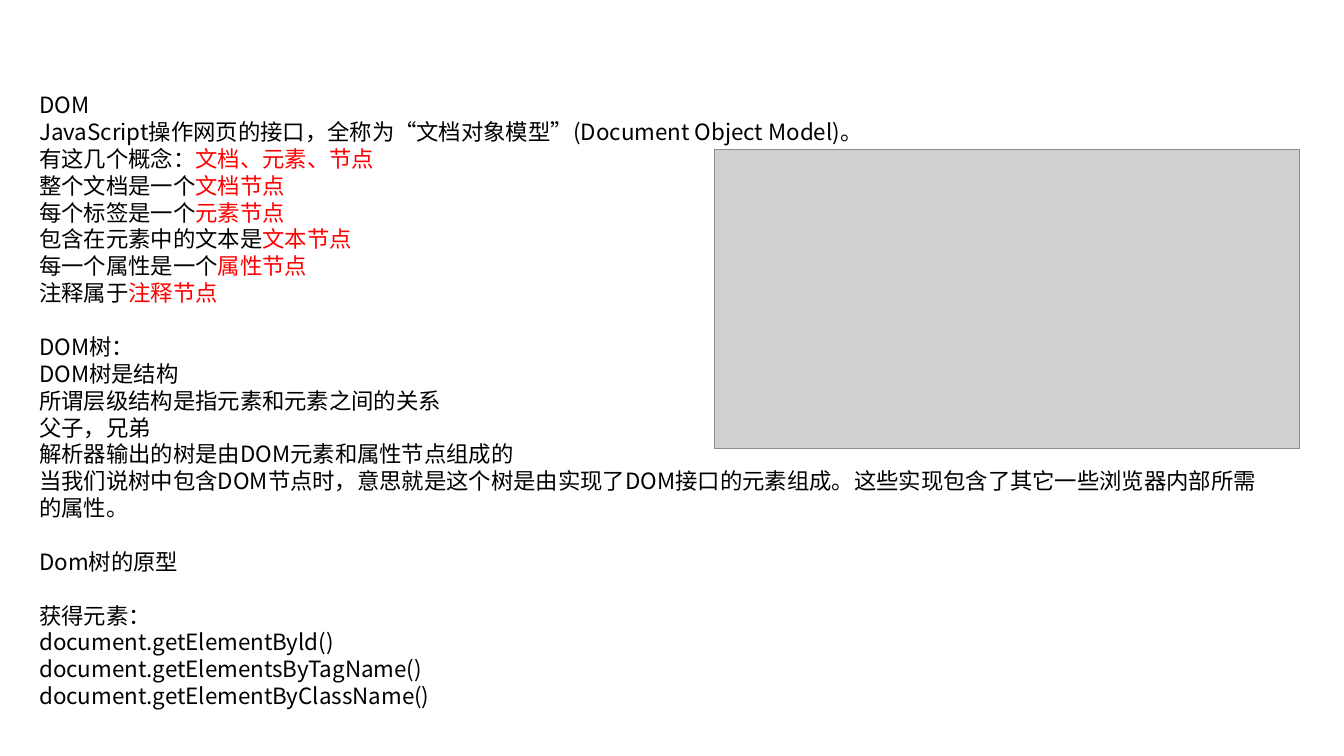
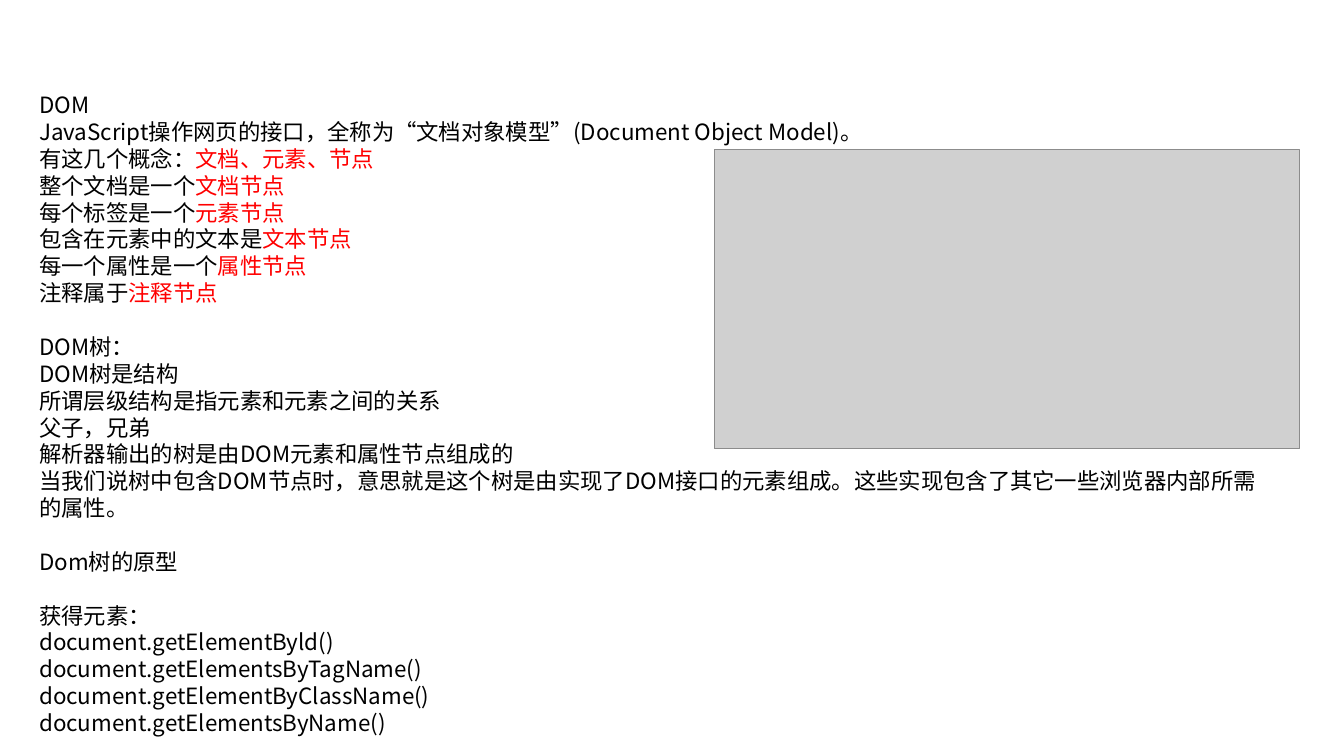
Before and after one commit to linkknown/PPT, a slide deck: slide 4 of 前端PPT/javascript 简介.pptx. Drawn at 1344x756 pixels with LibreOffice and Linux fonts; fonts in the diff are those of the drawing; grey boxes stand for pictures; background and template pictures are left out. Boxes give left, top, right and bottom in pixels: in the first picture for what was removed or moved away, otherwise in the second. Text is boxed around its words. In the diff, an @@ line names an element or a change of style, - is before the commit and + after.

Commit message:
PPT优化

```diff
--- a/前端PPT/javascript 简介.pptx
+++ b/前端PPT/javascript 简介.pptx
@@ text at (x1=39, y1=709, x2=385, y2=737): paragraph added @@
+document.getElementsByName()
```
